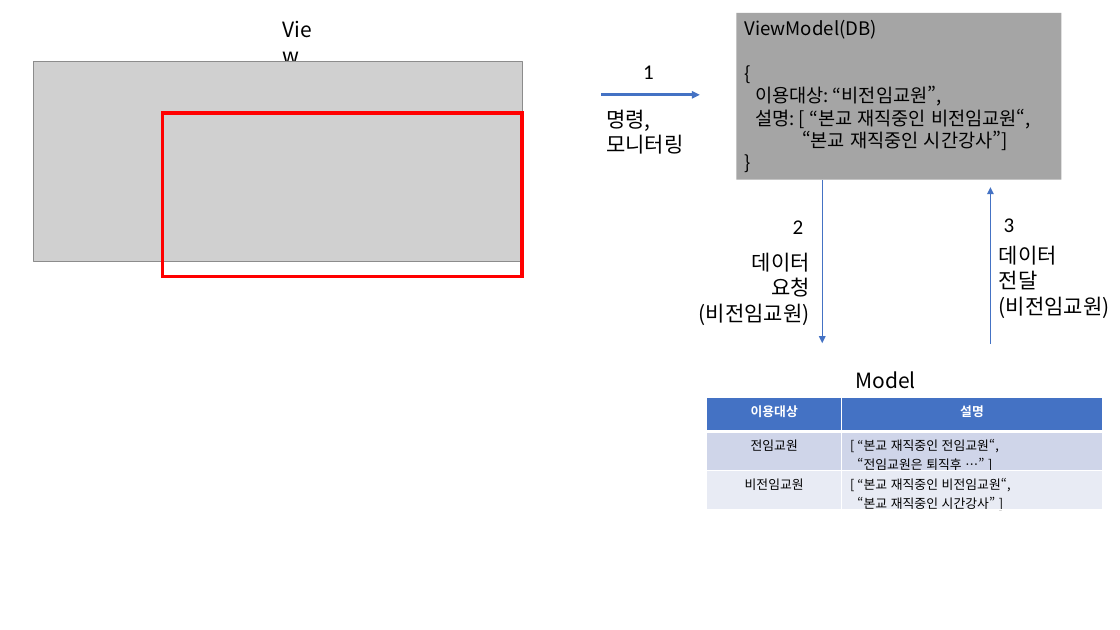
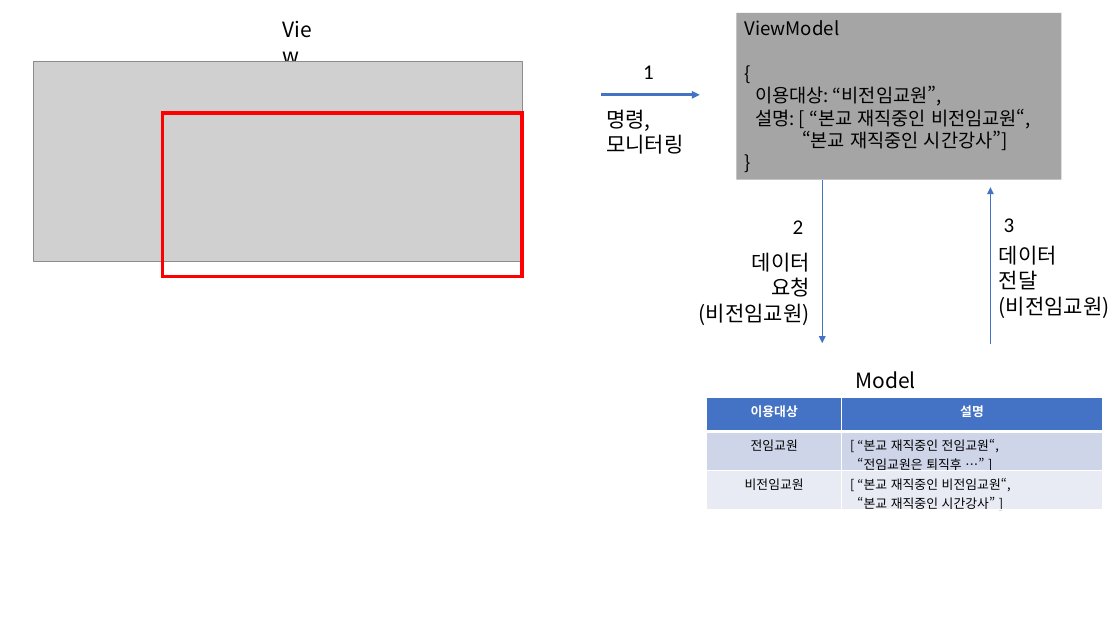
Before and after one commit to kyungchan/APPSEC-2021Winter-Seminar, a slide deck: slide 7 of 3-vue-introduction/3-vue-introduction.pptx. Drawn at 1120x630 pixels with LibreOffice and Linux fonts; fonts in the diff are those of the drawing; grey boxes stand for pictures. Boxes give left, top, right and bottom in pixels: in the first picture for what was removed or moved away, otherwise in the second. Text is boxed around its words. In the diff, an @@ line names an element or a change of style, - is before the commit and + after.

```diff
--- a/3-vue-introduction/3-vue-introduction.pptx
+++ b/3-vue-introduction/3-vue-introduction.pptx
@@ text in rectangle at [745, 20, 840, 35]: text changed @@
-ViewModel(DB)
+ViewModel
```
Also in this commit, not shown: 1 other slide changed, 1 other file.
